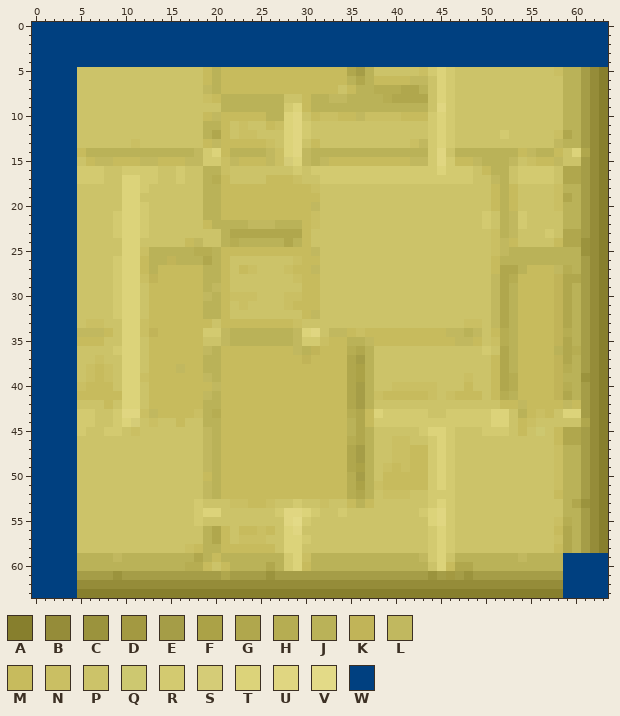
Two versions of one pixel-art sprite, art/exit_2.png. Above is the file before it was changed.
The file is 64x64 pixels. Colours within 5 levels of each other are drawn and written as one.
Palette (. is transparent): A #877f2d  B #958c39  C #9b933d  D #a39941  E #a59d47  F #aba247  G #b0a74d  H #b6ad52  J #bab258  K #c1b458  L #c1b85f  M #c7bb5d  N #cabf63  P #ccc369  Q #cdc870  R #d3ca70  S #d5cc77  T #dcd37a  U #e0d681  V #e3da87  W #004080
Pixels before (only the part around the change), first column x 51:
56 PPPPPPPMGJEBA
57 PPPPPPPNGJEBA
58 PPPPPPPMGJEBA
59 JJJLJJJJWWWWW
60 JJJJJJJJWWWWW
61 EEEEEEEEWWWWW
62 BBBBBBBBWWWWW
63 AAAAAAAAWWWWW
After:
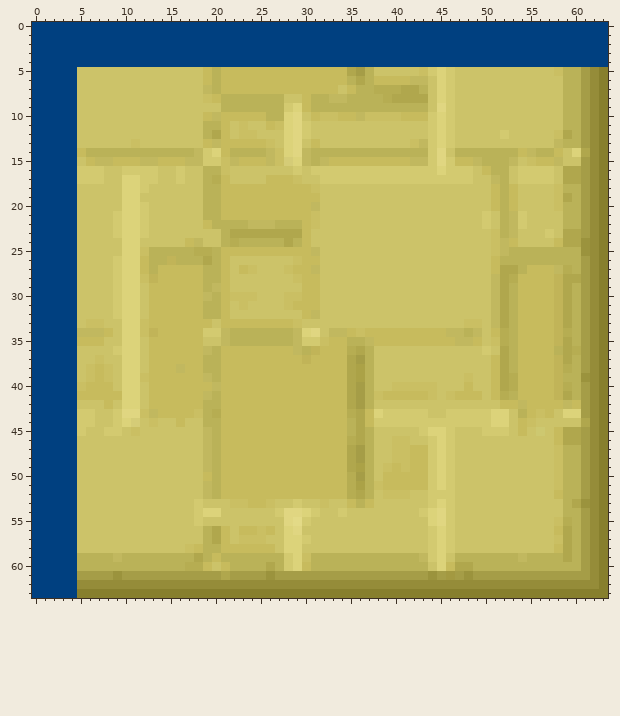
The author wrote: Fixed issue with exit tile rotation.
From old to new:
{"y":59,"x":59,"old":"WWWWW","new":"GJEBA"}
{"y":60,"x":59,"old":"WWWWW","new":"JJEBA"}
{"y":61,"x":59,"old":"WWWWW","new":"EEEBA"}
{"y":62,"x":59,"old":"WWWWW","new":"BBBBA"}
{"y":63,"x":59,"old":"WWWWW","new":"AAAAA"}
{"label":"changed","picture_box":[563,553,608,598]}
